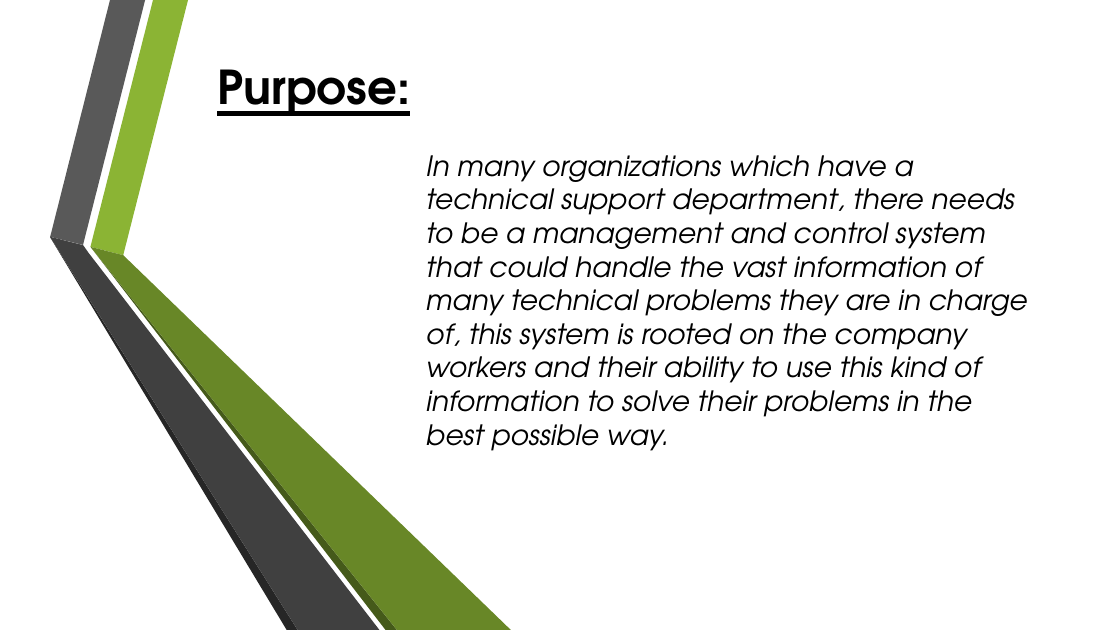
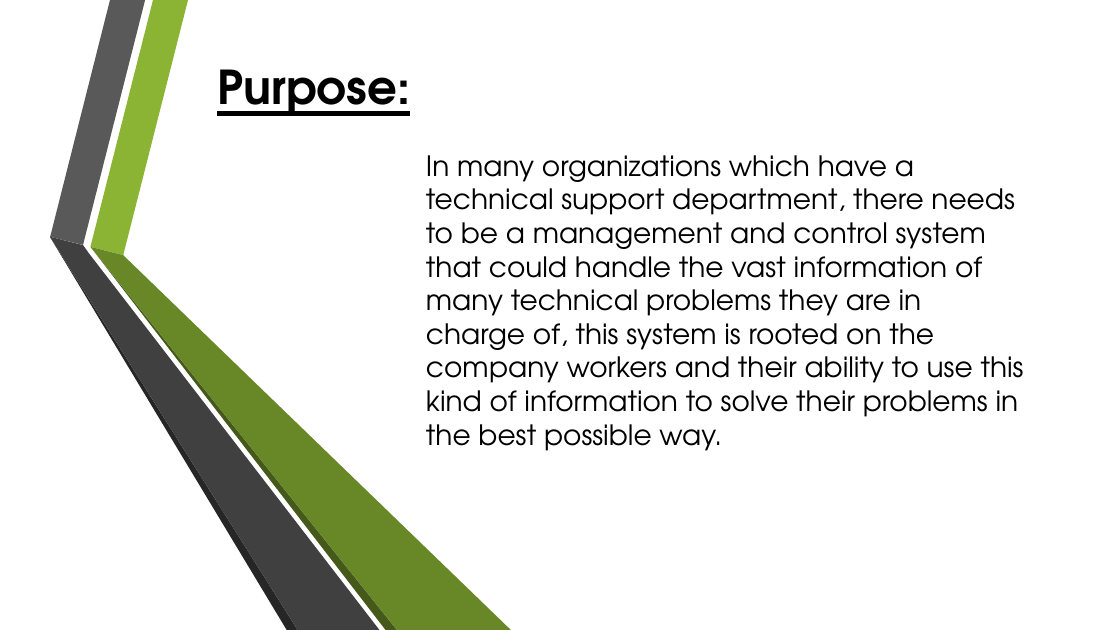
Before and after one commit to SCE-SWE-2018-G3/ticket-management-system, a slide deck: slide 3 of Presentation/TicketMan®.pptx. Drawn at 1120x630 pixels with LibreOffice and Linux fonts; fonts in the diff are those of the drawing; background and template pictures are left out. Boxes give left, top, right and bottom in pixels: in the first picture for what was removed or moved away, otherwise in the second. Text is boxed around its words. In the diff, an @@ line names an element or a change of style, - is before the commit and + after.

```diff
--- a/Presentation/TicketMan®.pptx
+++ b/Presentation/TicketMan®.pptx
@@ text "In many organizations which have ..." at (426,155,1024,451): italic off @@
```
Also in this commit, not shown: 8 other slides changed, 1 other file.
